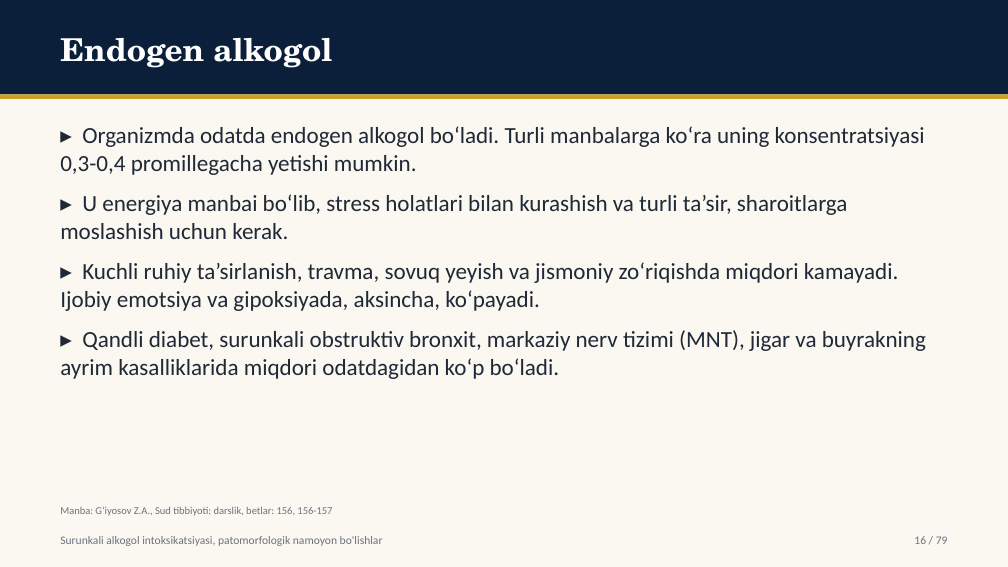
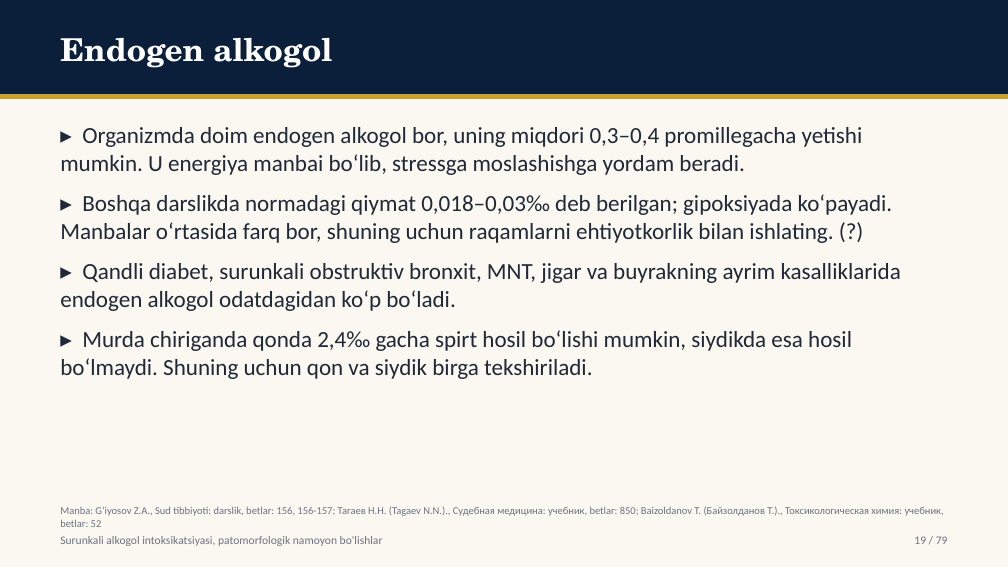
Before and after one commit to davlatsudekspert/forensic-expert, a slide deck: slide 19 of out/ktp26-u-43.pptx (slide 16 before the commit). Drawn at 1008x567 pixels with LibreOffice and Linux fonts; fonts in the diff are those of the drawing. Boxes give left, top, right and bottom in pixels: in the first picture for what was removed or moved away, otherwise in the second. Text is boxed around its words. In the diff, an @@ line names an element or a change of style, - is before the commit and + after.

```diff
--- a/out/ktp26-u-43.pptx
+++ b/out/ktp26-u-43.pptx
@@ text at box(60, 127, 901, 379): text changed @@
-▸ Organizmda odatda endogen alkogol bo‘ladi. Turli manbalarga ko‘ra uning konsentratsiyasi 0,3-0,4 promillegacha yetishi mumkin.
-▸ U energiya manbai bo‘lib, stress holatlari bilan kurashish va turli ta’sir, sharoitlarga moslashish uchun kerak.
-▸ Kuchli ruhiy ta’sirlanish, travma, sovuq yeyish va jismoniy zo‘riqishda miqdori kamayadi. Ijobiy emotsiya va gipoksiyada, aksincha, ko‘payadi.
-▸ Qandli diabet, surunkali obstruktiv bronxit, markaziy nerv tizimi (MNT), jigar va buyrakning ayrim kasalliklarida miqdori odatdagidan ko‘p bo‘ladi.
+▸ Organizmda doim endogen alkogol bor, uning miqdori 0,3–0,4 promillegacha yetishi mumkin. U energiya manbai bo‘lib, stressga moslashishga yordam beradi.
+▸ Boshqa darslikda normadagi qiymat 0,018–0,03‰ deb berilgan; gipoksiyada ko‘payadi. Manbalar o‘rtasida farq bor, shuning uchun raqamlarni ehtiyotkorlik bilan ishlating. (?)
+▸ Qandli diabet, surunkali obstruktiv bronxit, MNT, jigar va buyrakning ayrim kasalliklarida endogen alkogol odatdagidan ko‘p bo‘ladi.
+▸ Murda chiriganda qonda 2,4‰ gacha spirt hosil bo‘lishi mumkin, siydikda esa hosil bo‘lmaydi. Shuning uchun qon va siydik birga tekshiriladi.
@@ text at box(60, 506, 944, 527): text changed @@
-Manba: G‘iyosov Z.A., Sud tibbiyoti: darslik, betlar: 156, 156-157
+Manba: G‘iyosov Z.A., Sud tibbiyoti: darslik, betlar: 156, 156-157; Тагаев Н.Н. (Tagaev N.N.)., Судебная медицина: учебник, betlar: 850; Baizoldanov T. (Байзолданов Т.)., Токсикологическая химия: учебник, betlar: 52
```
Also in this commit, not shown: 54 other slides changed, 22 slides added, 22 slides removed, 32 other files.
